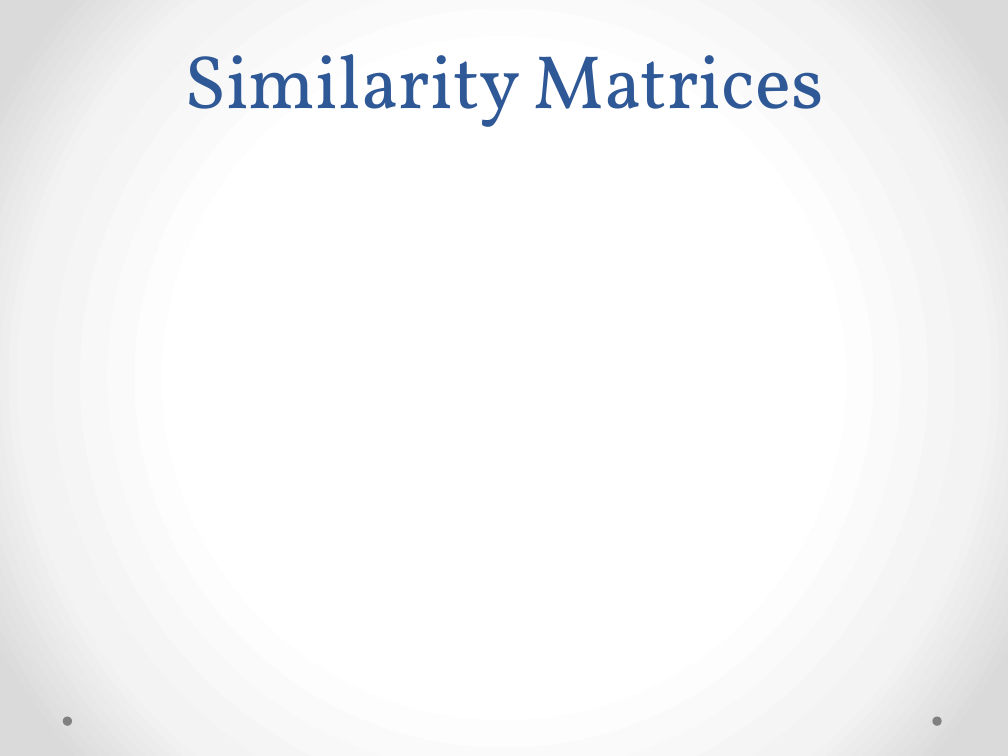
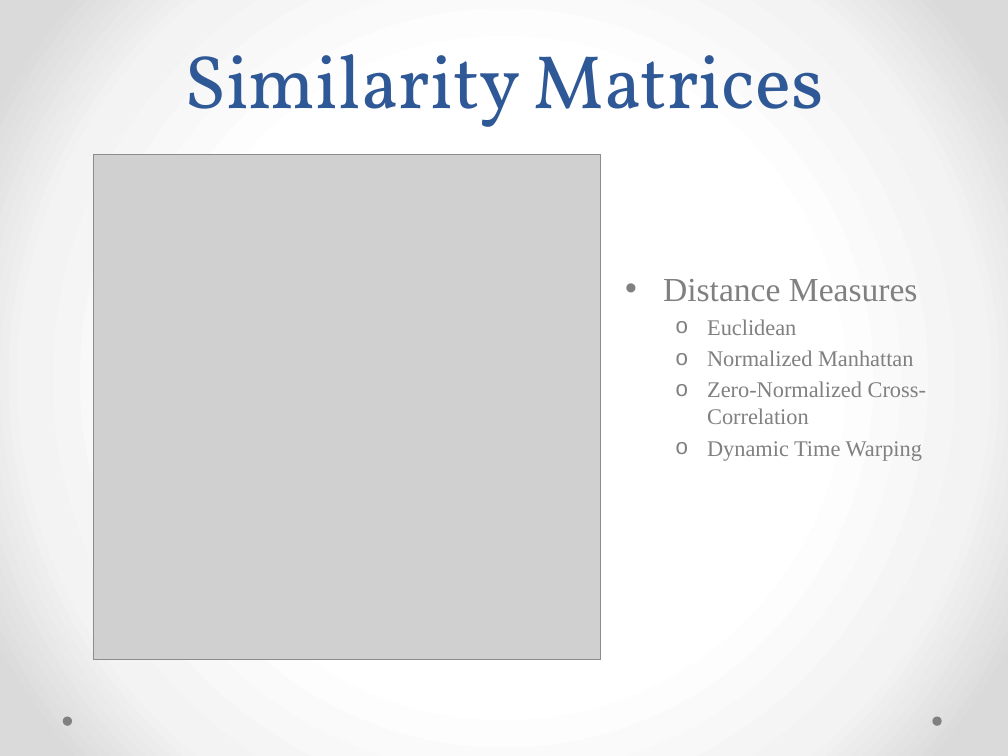
Before and after one commit to twcannon/MastersThesis, a slide deck: slide 9 of Paper/MastersPresentation.pptx (slide 8 before the commit). Drawn at 1008x756 pixels with LibreOffice and Linux fonts; fonts in the diff are those of the drawing; grey boxes stand for pictures. Boxes give left, top, right and bottom in pixels: in the first picture for what was removed or moved away, otherwise in the second. Text is boxed around its words. In the diff, an @@ line names an element or a change of style, - is before the commit and + after.

```diff
--- a/Paper/MastersPresentation.pptx
+++ b/Paper/MastersPresentation.pptx
@@ picture added at (94,154,601,660) @@
@@ text added at (663,279,926,461), 16 pt, text #808080 @@
+• Distance Measures
+  o Euclidean
+  o Normalized Manhattan
+  o Zero-Normalized Cross-Correlation
+  o Dynamic Time Warping
```
Also in this commit, not shown: 16 other slides changed, 6 slides added, 2 slides removed, 12 other files.
